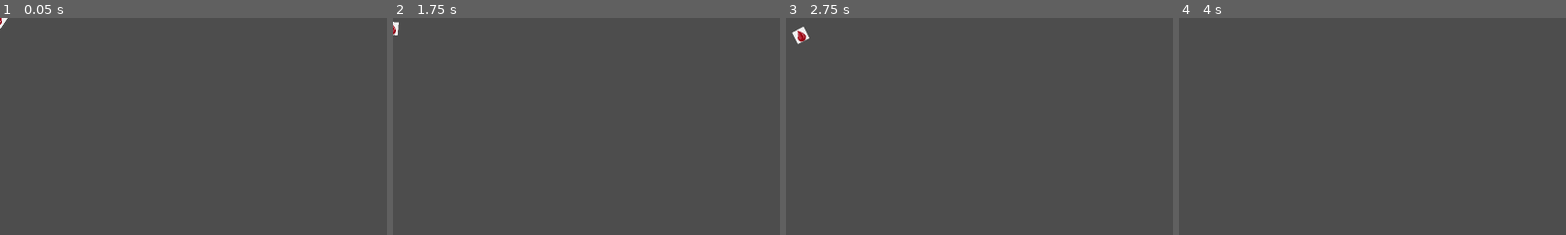
Above: before the commit, frames 1-4 (left to right).
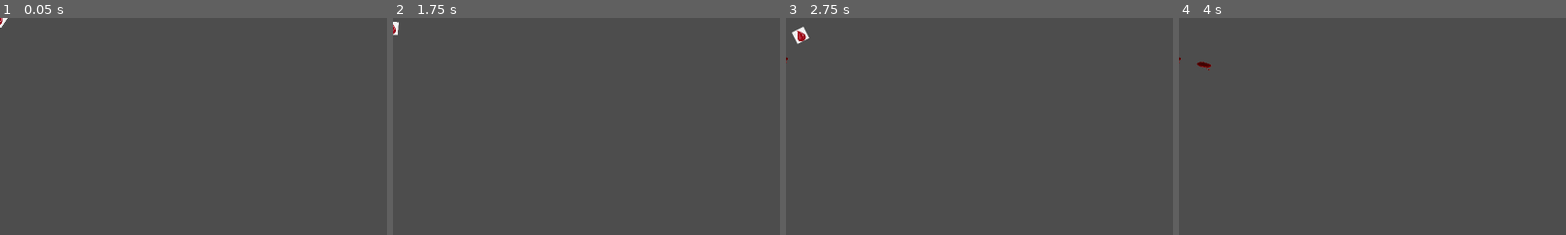
Above: after the commit, the same moments.

Repository: ldg030917/IstTechGameJam2025
Game: Godot game, scene res://BloodDrop_Spray.tscn
Same seed, same stepped clock (60 frames per second), same inputs: the game is played once before the commit and once after it. This scene is started directly instead of the project's main scene.
Inputs:
- Up to frame 1 (0.05 s): no input
- Up to frame 2 (1.75 s): tap Enter at 0.5 s; hold Right (right) 0.53-1.28 s; tap Space (attack) at 0.6, 1.25 s; hold Down (down) from 1.28 s (still down); tap E (devote) at 1.35 s
- Up to frame 3 (2.75 s): tap Enter at 2 s; release Down (down) at 2.03 s; hold Right (right) from 2.03 s (still down); tap Space (attack) at 2.1 s
- Up to frame 4 (4 s): tap Space (attack) at 2.75, 3.6 s; release Right (right) at 2.78 s; hold Up (up) 2.78-3.53 s; tap E (devote) at 2.85 s; tap Enter at 3.5 s; hold Left (left) from 3.53 s (still down)
The pictures show only the part of the screen within x 0-50%, y 0-50%; the shares and areas given below are measured in that part.

The runs differ from the first frame. In frame 1, less than 0.1% of the frame differs, in the area x 0-1%, y 0-5%; in frame 2, less than 0.1%; in frame 3, less than 0.1%; in frame 4, less than 0.1%, in the area x 0-9%, y 18-25%.

Commit message:
blood puddle added

Diff:
--- a/BloodDrop.gd
+++ b/BloodDrop.gd
@@ -2,6 +2,7 @@
 
 @export var blood_puddle_scene : PackedScene
 @export var sprite_rotation_offset_degrees : float = 0.0
+@export var puddle_merge_radius: float = 30.0
 
 var min_y_death : float
 var max_y_death : float
@@ -11,7 +12,6 @@
 	if get_parent() and get_parent().get_parent():
 		if get_parent().get_parent() is PhysicsBody2D:
 			var parent = get_parent().get_parent()
-			print(parent.ref_pos - parent.global_position)
 			linear_velocity += Vector2.RIGHT * (parent.ref_pos - parent.global_position) * 2
 	$Timer.timeout.connect(queue_free)
 	target_y_death = randf_range(global_position.y + min_y_death, global_position.y + max_y_death)
@@ -23,10 +23,30 @@
 		$Sprite2D.rotation_degrees += sprite_rotation_offset_degrees
 
 	if global_position.y >= target_y_death:
-		if blood_puddle_scene:
-			var puddle = blood_puddle_scene.instantiate()
-			if get_parent():
-				get_parent().add_child(puddle)
+		var merge_puddle = find_nearby_puddle(global_position)
+
+		if is_instance_valid(merge_puddle):
+			merge_puddle.reset_duration_and_grow()
+		else:
+			if blood_puddle_scene:
+				var puddle = blood_puddle_scene.instantiate()
+				get_tree().get_root().add_child(puddle)
 				puddle.global_position = Vector2(global_position.x, target_y_death)
 
 		queue_free()
+
+func find_nearby_puddle(pos: Vector2) -> Node2D:
+	var puddles = get_tree().get_nodes_in_group("blood_puddles")
+	var closest_puddle = null
+	var min_dist_sq = puddle_merge_radius * puddle_merge_radius
+
+	for p in puddles:
+		if not is_instance_valid(p):
+			continue
+
+		var dist_sq = pos.distance_squared_to(p.global_position)
+		if dist_sq < min_dist_sq:
+			min_dist_sq = dist_sq
+			closest_puddle = p
+
+	return closest_puddle
--- a/BloodDrop.tscn
+++ b/BloodDrop.tscn
@@ -1,10 +1,12 @@
-[gd_scene load_steps=3 format=3 uid="uid://dn1gw0jik7xmp"]
+[gd_scene load_steps=4 format=3 uid="uid://dn1gw0jik7xmp"]
 
-[ext_resource type="Script" uid="uid://c4qccwb8agrfm" path="res://BloodDrop.gd" id="1_b1fiq"]
+[ext_resource type="Script" uid="uid://duckigoyvptth" path="res://BloodDrop.gd" id="1_b1fiq"]
+[ext_resource type="PackedScene" uid="uid://cwtvbpmnhc2si" path="res://BloodPuddle.tscn" id="2_e827v"]
 [ext_resource type="Texture2D" uid="uid://kmbe01urtp4m" path="res://blood.png" id="2_jltst"]
 
 [node name="BloodDrop" type="RigidBody2D"]
 script = ExtResource("1_b1fiq")
+blood_puddle_scene = ExtResource("2_e827v")
 sprite_rotation_offset_degrees = -90.0
 
 [node name="Sprite2D" type="Sprite2D" parent="."]
--- a/BloodDrop_Spray.tscn
+++ b/BloodDrop_Spray.tscn
@@ -9,7 +9,7 @@
 mode = 1
 amount = 2
 speed_min = 150.0
-speed_max = 300.0
+speed_max = 200.0
 base_direction_degrees = -90.0
 spread_degrees = 180.0
 blood_drop_scene = ExtResource("2_wexrk")
--- /dev/null
+++ b/BloodPuddle.tscn
@@ -0,0 +1,16 @@
+[gd_scene load_steps=3 format=3 uid="uid://cwtvbpmnhc2si"]
+
+[ext_resource type="Script" uid="uid://cq2q0dtiw616w" path="res://blood_puddle.gd" id="1_s5f1m"]
+[ext_resource type="Texture2D" uid="uid://rx1lt7366div" path="res://puddle.png" id="1_tamr3"]
+
+[node name="BloodPuddle" type="Node2D"]
+script = ExtResource("1_s5f1m")
+stay_duration = 2.0
+fade_duration = 3.0
+base_scale = 0.1
+max_scale = 0.5
+merge_radius = 15.0
+
+[node name="Sprite2D" type="Sprite2D" parent="."]
+scale = Vector2(0.1, 0.1)
+texture = ExtResource("1_tamr3")
--- /dev/null
+++ b/blood_puddle.gd
@@ -0,0 +1,62 @@
+extends Node2D
+
+@onready var sprite: Sprite2D = $Sprite2D
+
+@export var stay_duration: float = 3.0
+@export var fade_duration: float = 2.0
+@export var time_gain_on_hit: float = 0.5
+
+@export var base_scale: float = 0.5
+@export var max_scale: float = 2.5
+@export var merge_radius: float = 30.0
+
+var hit_count: int = 1
+
+var total_lifetime: float
+var current_lifetime: float
+
+func _ready():
+	add_to_group("blood_puddles")
+	sprite.scale = Vector2(base_scale, base_scale)
+
+	total_lifetime = stay_duration + fade_duration
+	current_lifetime = total_lifetime
+	sprite.modulate.a = 1.0
+
+func _process(delta):
+	current_lifetime -= delta
+
+	if current_lifetime <= 0:
+		queue_free()
+		return
+
+	if current_lifetime <= fade_duration:
+		sprite.modulate.a = current_lifetime / fade_duration
+	else:
+		sprite.modulate.a = 1.0
+
+func reset_duration_and_grow():
+	current_lifetime += time_gain_on_hit
+	current_lifetime = min(current_lifetime, total_lifetime)
+
+	hit_count += 1
+
+	var merge_radius_sq = merge_radius * merge_radius
+	var puddles = get_tree().get_nodes_in_group("blood_puddles")
+
+	for p in puddles:
+		if p == self or not is_instance_valid(p):
+			continue
+
+		if global_position.distance_squared_to(p.global_position) < merge_radius_sq:
+			p.queue_free()
+
+	var new_scale_val = min(base_scale * sqrt(hit_count), max_scale)
+	var target_scale = Vector2(new_scale_val, new_scale_val)
+	merge_radius *= new_scale_val / base_scale
+
+	var scale_tween = create_tween().set_parallel()
+	scale_tween.tween_property(sprite, "scale", target_scale, 0.2).set_trans(Tween.TRANS_QUAD).set_ease(Tween.EASE_OUT)
+
+func get_hit_count() -> int:
+	return hit_count
Not shown: 1 places in BloodDrop_Burst.tscn that only renumber resources
Not shown: 1 places in BloodDrop_Spray.tscn that only renumber resources
Not shown: 1 places in BloodSpray.tscn that only renumber resources
Binary file added: puddle.png
Not shown, added: puddle.png.import
